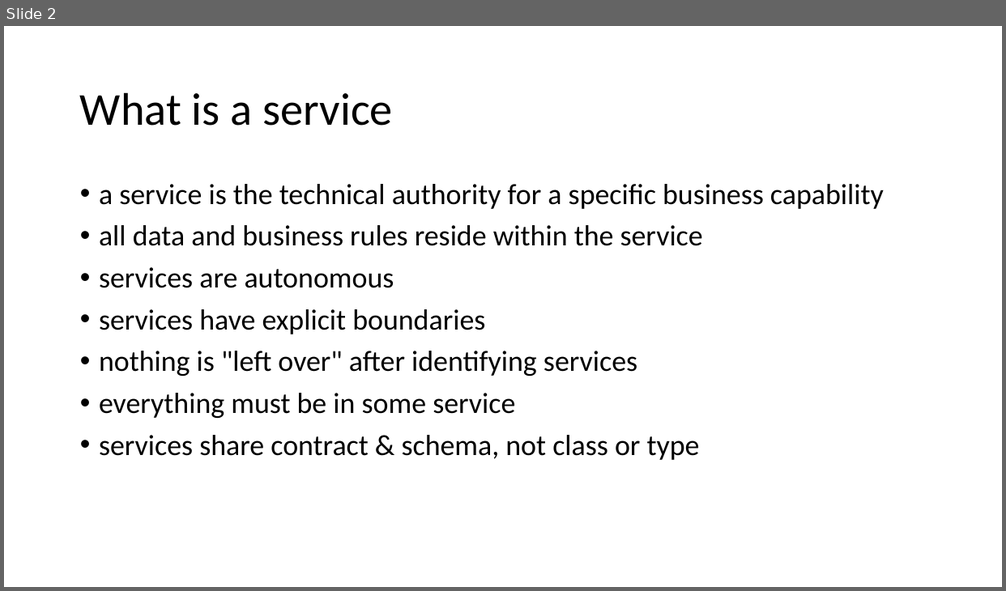
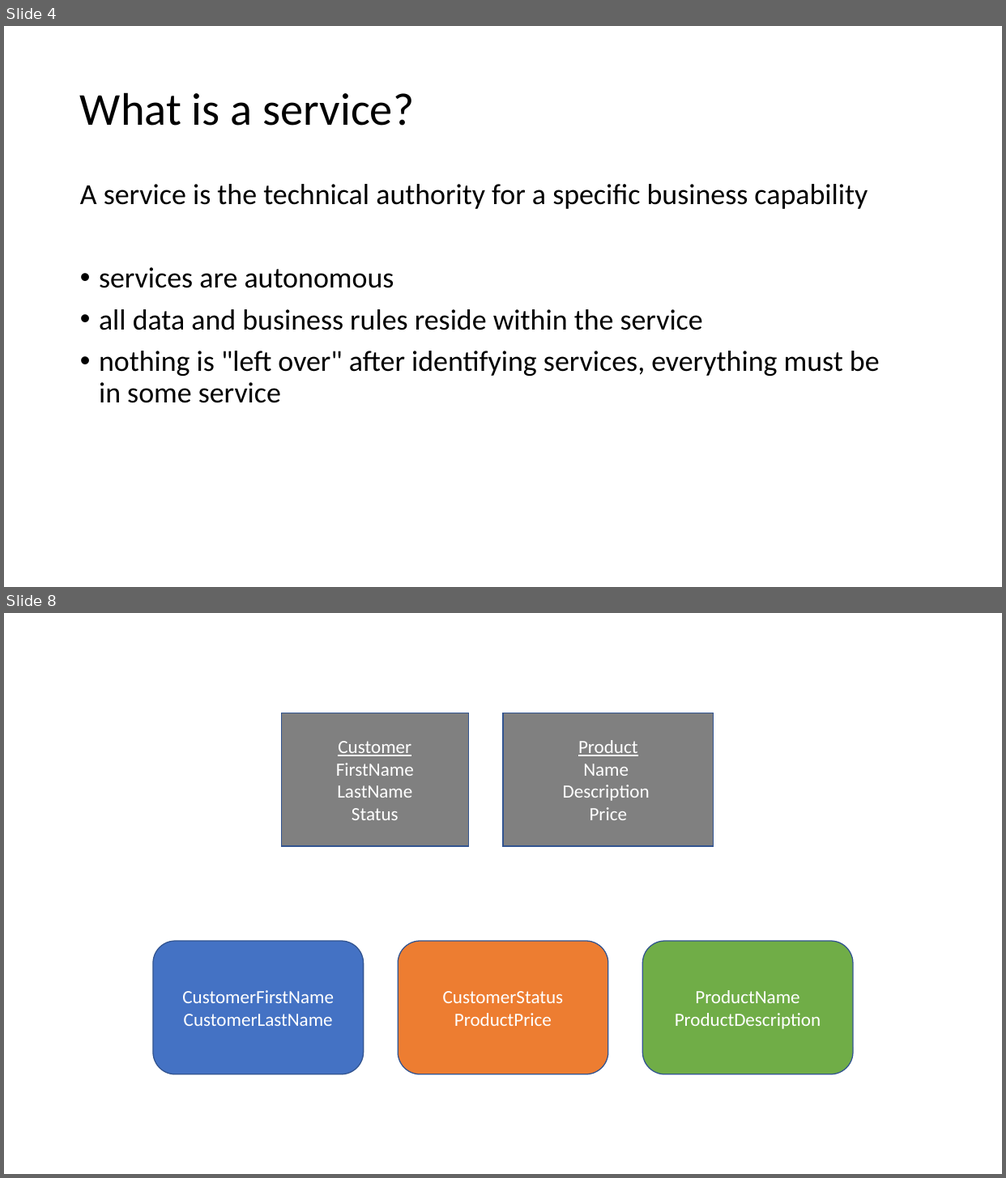
Before and after one commit to JonasSamuelsson/presentations, a slide deck: 2019-03-intro-to-service-oriented-distributed-systems/intro to service oriented distributed systems.pptx. Shown one above the other, each under a label of ours: slide 2 before the commit, slides 4 and 8 after it; the slides between them are not shown. The pictures are 1006x591 and 1006x1178 pixels, drawn with LibreOffice and Linux fonts; fonts in the diff are those of the drawing. Boxes give left, top, right and bottom in pixels: in the first picture for what was removed or moved away, otherwise in the second. Text is boxed around its words. In the diff, an @@ line names an element or a change of style, - is before the commit and + after.

```diff
--- a/2019-03-intro-to-service-oriented-distributed-systems/intro to service oriented distributed systems.pptx
+++ b/2019-03-intro-to-service-oriented-distributed-systems/intro to service oriented distributed systems.pptx
@@ slide 8 added at (4,613,1002,1174), background #FFFFFF @@
@@ rectangle added at (281,713,468,845), fill #808080, outline #325491 1 pt, 18 pt, text #FFFFFF @@
+Customer
+FirstName
+LastName
+Status
@@ rectangle added at (503,713,714,845), fill #808080, outline #325491 1 pt, 18 pt, text #FFFFFF @@
+Product
+Name
+Description
+Price
@@ rounded rectangle added at (153,941,364,1074), fill #4472C4, outline #325491 1 pt, 18 pt, text #FFFFFF @@
+CustomerFirstName
+CustomerLastName
@@ rounded rectangle added at (398,941,608,1074), fill #ED7D31, outline #325491 1 pt, 18 pt, text #FFFFFF @@
+CustomerStatus
+ProductPrice
@@ rounded rectangle added at (642,941,853,1074), fill #70AD47, outline #325491 1 pt, 18 pt, text #FFFFFF @@
+ProductName
+ProductDescription
@@ what was slide 2 is now slide 4 @@
@@ slide 4 changed as well @@
@@ title at (80,92,414,126): text changed @@
-What is a service
+What is a service?
@@ text at (80,184,867,288): text changed @@
-• a service is the technical authority for a specific business capability
+A service is the technical authority for a specific business capability
+• services are autonomous
@@ text at (99,351,880,403): text changed @@
-• services are autonomous
-• services have explicit boundaries
-• nothing is "left over" after identifying services
-• everything must be in some service
-• services share contract & schema, not class or type
+• nothing is "left over" after identifying services, everything must be in some service
```
Also in this commit, not shown: 3 other slides changed, 7 other slides added, 2 slides removed.
